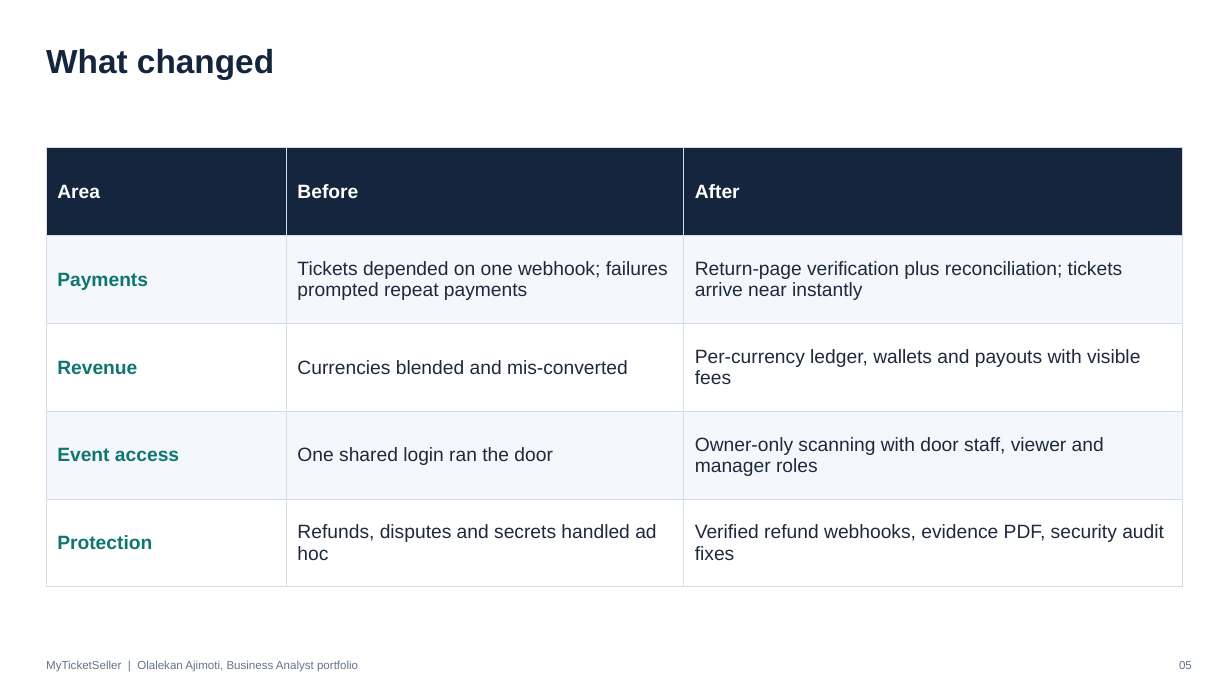
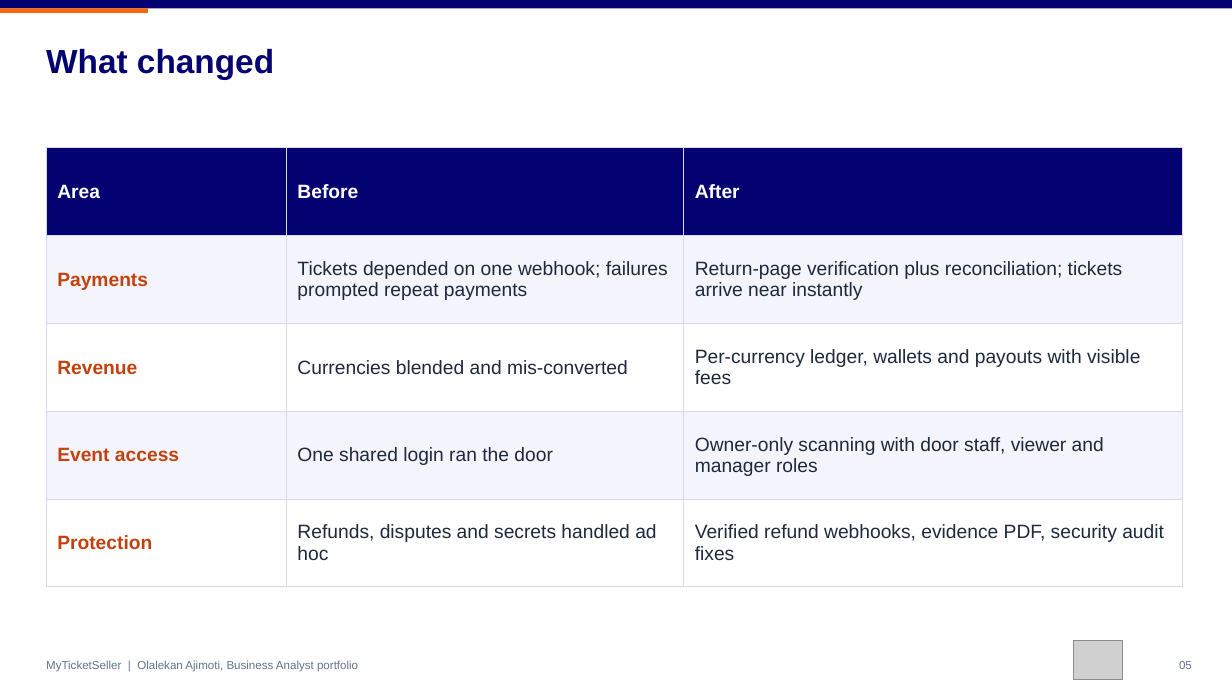
Before and after one commit to olalekanajimoti/business-analyst-portfolio, a slide deck: slide 5 of 01-delivered-case-studies/myticketseller-event-ticketing/Deck/Executive_Deck.pptx. Drawn at 1232x693 pixels with LibreOffice and Linux fonts; fonts in the diff are those of the drawing; grey boxes stand for pictures. Boxes give left, top, right and bottom in pixels: in the first picture for what was removed or moved away, otherwise in the second. Text is boxed around its words. In the diff, an @@ line names an element or a change of style, - is before the commit and + after.

```diff
--- a/01-delivered-case-studies/myticketseller-event-ticketing/Deck/Executive_Deck.pptx
+++ b/01-delivered-case-studies/myticketseller-event-ticketing/Deck/Executive_Deck.pptx
@@ rectangle added at (x1=0, y1=0, x2=1232, y2=8), fill #040171 @@
@@ rectangle added at (x1=0, y1=8, x2=148, y2=13), fill #F8650A @@
@@ text "What changed" at (x1=46, y1=48, x2=274, y2=79): text colour #15253D to #040171 @@
@@ table at (x1=46, y1=148, x2=1183, y2=564) @@
@@ fill #15253D to #040171 in row 1 @@
@@ fill #F4F7FB to #F4F4FC in 6 cells @@
@@ text colour #0F766E to #C2410C in "Payments", "Revenue", "Event access", "Protection" @@
@@ borders changed @@
@@ picture added at (x1=1074, y1=640, x2=1123, y2=679) @@
```
Also in this commit, not shown: 6 other slides changed, 9 other files.
